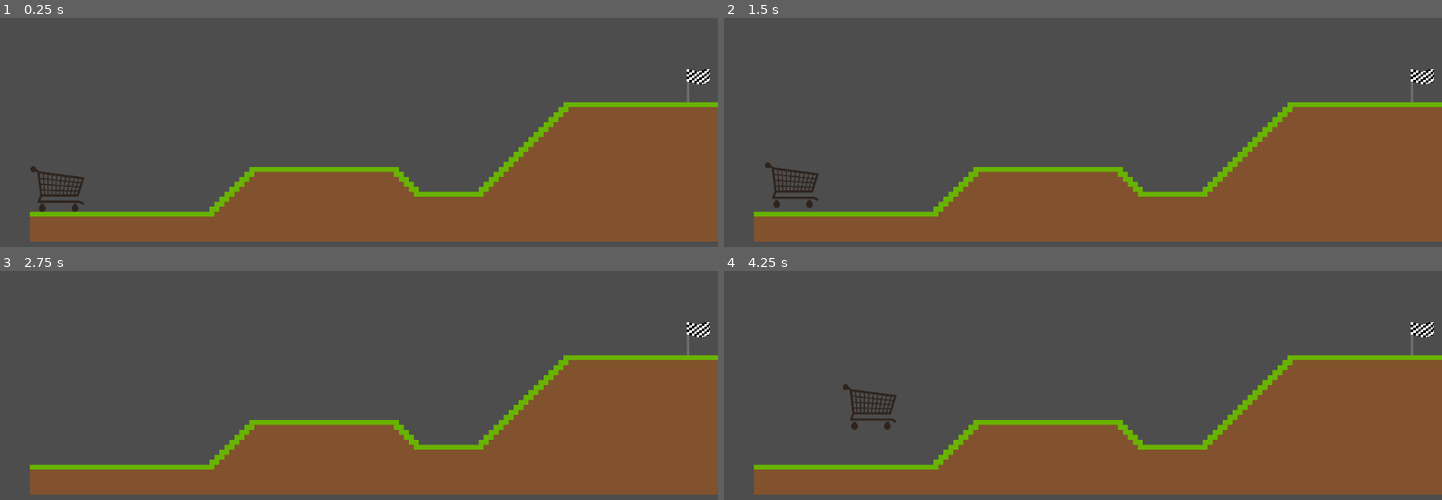
Above: before the commit, frames 1-4 (two rows, left to right).
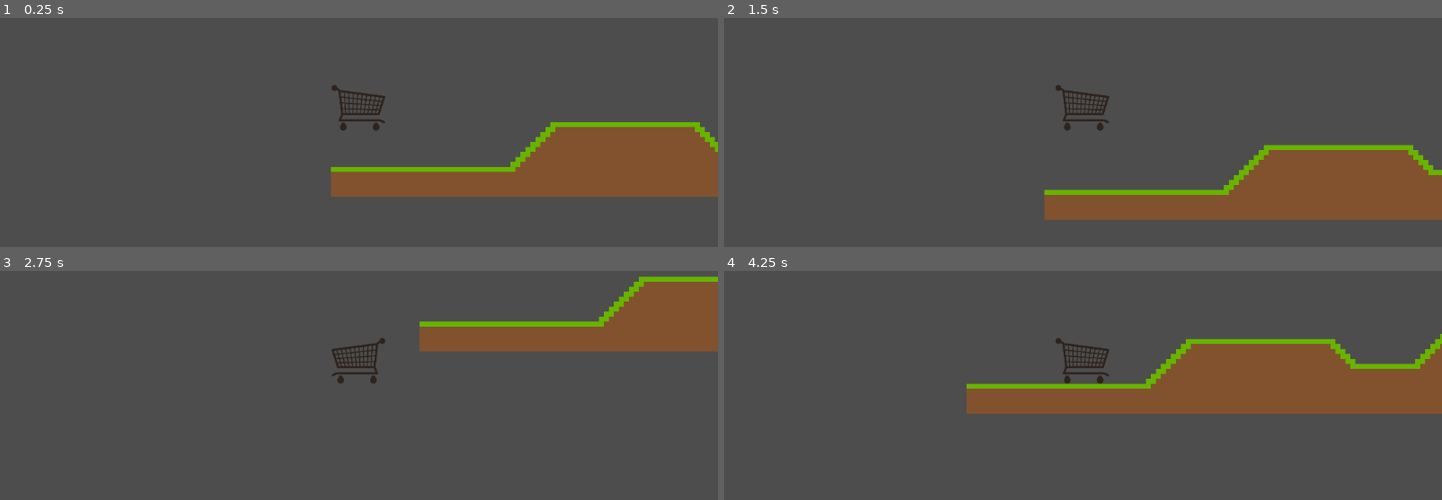
Above: after the commit, the same moments.

Repository: Glace2222/Cart_Jumpandrun
Game: Godot game, scene res://cart_jumpandrun.tscn
Same seed, same stepped clock (60 frames per second), same inputs: the game is played once before the commit and once after it.
Inputs:
- Up to frame 1 (0.25 s): no input
- Up to frame 2 (1.5 s): hold D from 0.53 s (still down); tap R at 0.6, 1.35 s; tap Space at 0.77 s
- Up to frame 3 (2.75 s): tap Space at 1.52 s; release D at 2.03 s; hold A from 2.03 s (still down); tap R at 2.1 s
- Up to frame 4 (4.25 s): release A at 2.78 s; hold D from 2.78 s (still down); tap R at 2.85, 3.6 s; tap Space at 3.02, 3.77 s

The runs differ from the first frame. In frame 1, 25% of the frame differs, in the area x 4-100%, y 22-98%; in frame 2, 22%; in frame 3, 41%, in the area x 4-100%, y 2-98%; in frame 4, 37%.

Commit message:
Camera & Fullscreen

Diff:
--- a/cart_jumpandrun.gd
+++ b/cart_jumpandrun.gd
@@ -3,8 +3,7 @@
 
 # Called when the node enters the scene tree for the first time.
 func _ready() -> void:
-	pass # Replace with function body.
-
+	DisplayServer.window_set_mode(DisplayServer.WINDOW_MODE_FULLSCREEN)
 
 # Called every frame. 'delta' is the elapsed time since the previous frame.
 func _process(delta: float) -> void:
@@ -16,11 +15,12 @@
 
 
 
-
-
 func _on_area_respawn_body_entered(body: Node2D) -> void:
 	get_tree().reload_current_scene()
 
 
-func _on_area_2d_zielflagge_body_entered(body: Node2D) -> void:
-	$YouWon.show()
+
+
+
+func _on_area_steigung_body_entered(body: Node2D) -> void:
+	pass
--- a/cart_jumpandrun.tscn
+++ b/cart_jumpandrun.tscn
@@ -8,17 +8,6 @@
 [ext_resource type="Texture2D" uid="uid://b0dc2hvbr15bn" path="res://Zielflagge.png" id="6_m60ay"]
 [ext_resource type="Texture2D" uid="uid://518b5q7ojt37" path="res://You_Won.png" id="7_h5435"]
 [ext_resource type="Script" uid="uid://cadoditocj2h2" path="res://you_won.gd" id="8_1cpdm"]
-
-[sub_resource type="SpriteFrames" id="SpriteFrames_dosda"]
-animations = [{
-"frames": [{
-"duration": 1.0,
-"texture": ExtResource("1_vfvdt")
-}],
-"loop": true,
-"name": &"default",
-"speed": 5.0
-}]
 
 [sub_resource type="TileSetAtlasSource" id="TileSetAtlasSource_g6mc0"]
 texture = ExtResource("2_vfvdt")
@@ -130,21 +119,19 @@
 [sub_resource type="RectangleShape2D" id="RectangleShape2D_rteav"]
 size = Vector2(3883, 57)
 
+[sub_resource type="SpriteFrames" id="SpriteFrames_dosda"]
+animations = [{
+"frames": [{
+"duration": 1.0,
+"texture": ExtResource("1_vfvdt")
+}],
+"loop": true,
+"name": &"default",
+"speed": 5.0
+}]
+
 [node name="Game" type="Node2D"]
 script = ExtResource("1_rteav")
-
-[node name="Cart" type="CharacterBody2D" parent="."]
-script = ExtResource("1_g6mc0")
-
-[node name="AnimatedSprite2D" type="AnimatedSprite2D" parent="Cart"]
-position = Vector2(92, 450)
-scale = Vector2(0.367188, 0.382812)
-sprite_frames = SubResource("SpriteFrames_dosda")
-
-[node name="CollisionPolygon2D" type="CollisionPolygon2D" parent="Cart"]
-position = Vector2(92, 450)
-scale = Vector2(0.367188, 0.382812)
-polygon = PackedVector2Array(114.383, -52.245, 92.5956, 94.0409, -76.2552, 86.2041, -87.1488, -65.3063, -114.383, -73.1429, -119.83, -99.2655)
 
 [node name="TileMapLayer" type="TileMapLayer" parent="."]
 scale = Vector2(2, 2)
@@ -152,42 +139,58 @@
 tile_set = SubResource("TileSet_dosda")
 script = ExtResource("5_xndh3")
 
-[node name="StaticBody2D" type="StaticBody2D" parent="."]
-
-[node name="CollisionPolygon2D" type="CollisionPolygon2D" parent="StaticBody2D"]
-polygon = PackedVector2Array(48, 544, 48, 496, 329, 495, 400, 424, 640, 424, 680, 464, 760, 464, 904, 320, 1176, 320, 1176, 544)
+[node name="Zielflagge" type="Sprite2D" parent="."]
+position = Vector2(1168, 346)
+texture = ExtResource("6_m60ay")
 
 [node name="Area(Respawn)" type="Area2D" parent="."]
 
 [node name="CollisionShape2D" type="CollisionShape2D" parent="Area(Respawn)"]
-position = Vector2(1594.5, 680.5)
+position = Vector2(1321, 1701)
 shape = SubResource("RectangleShape2D_rteav")
 
 [node name="Area(Steigung)" type="Area2D" parent="."]
 position = Vector2(67, 26)
 
 [node name="CollisionPolygon2D" type="CollisionPolygon2D" parent="Area(Steigung)"]
-polygon = PackedVector2Array(521, 468, 250, 470, 325, 389, 333, 398, 335, 426, 532, 440, 578, 391, 627, 438, 629, 457, 677, 448, 691, 426, 836, 287, 865, 321, 691, 476)
+polygon = PackedVector2Array(232, 471, 320, 378, 333, 395, 268, 470)
 
-[node name="Zielflagge" type="Sprite2D" parent="."]
-position = Vector2(1168, 346)
-texture = ExtResource("6_m60ay")
+[node name="Area2D_Zielflagge" type="Area2D" parent="."]
+position = Vector2(-1, 2)
 
-[node name="Area2D_Zielflagge" type="Area2D" parent="Zielflagge"]
-position = Vector2(-1168, -346)
-
-[node name="CollisionPolygon2D" type="CollisionPolygon2D" parent="Zielflagge/Area2D_Zielflagge"]
+[node name="CollisionPolygon2D" type="CollisionPolygon2D" parent="Area2D_Zielflagge"]
 position = Vector2(-504, -241)
 scale = Vector2(3.25298, 1.31897)
 polygon = PackedVector2Array(489.091, 423.059, 509.072, 422.301, 509.072, 364.68, 489.091, 364.68)
 
-[node name="YouWon" type="Sprite2D" parent="."]
-visible = false
-position = Vector2(575, 324.75)
-scale = Vector2(0.808011, 0.63674)
+[node name="StaticBody2D" type="StaticBody2D" parent="."]
+
+[node name="CollisionPolygon2D" type="CollisionPolygon2D" parent="StaticBody2D"]
+polygon = PackedVector2Array(48, 544, 48, 496, 329, 495, 400, 424, 640, 424, 680, 464, 760, 464, 904, 320, 1176, 320, 1176, 544)
+
+[node name="Cart" type="CharacterBody2D" parent="."]
+script = ExtResource("1_g6mc0")
+
+[node name="AnimatedSprite2D" type="AnimatedSprite2D" parent="Cart"]
+visibility_layer = 2
+position = Vector2(92, 361)
+scale = Vector2(0.367188, 0.382812)
+sprite_frames = SubResource("SpriteFrames_dosda")
+
+[node name="Camera2D" type="Camera2D" parent="Cart"]
+position = Vector2(93, 356)
+
+[node name="CollisionPolygon2D" type="CollisionPolygon2D" parent="Cart"]
+position = Vector2(92, 361)
+scale = Vector2(0.367188, 0.382812)
+polygon = PackedVector2Array(114.383, -52.245, 92.5956, 94.0409, -76.2552, 86.2041, -87.1488, -65.3063, -114.383, -73.1429, -119.83, -99.2655)
+
+[node name="YouWon" type="Sprite2D" parent="Cart"]
+position = Vector2(95.0002, 357)
+scale = Vector2(2.02348, 1.76796)
 texture = ExtResource("7_h5435")
 script = ExtResource("8_1cpdm")
 
 [connection signal="body_entered" from="Area(Respawn)" to="." method="_on_area_respawn_body_entered"]
-[connection signal="body_entered" from="Area(Steigung)" to="Cart" method="_on_area_steigung_body_entered"]
-[connection signal="body_entered" from="Zielflagge/Area2D_Zielflagge" to="." method="_on_area_2d_zielflagge_body_entered"]
+[connection signal="body_entered" from="Area(Steigung)" to="." method="_on_area_steigung_body_entered"]
+[connection signal="body_entered" from="Area2D_Zielflagge" to="Cart/YouWon" method="_on_area_2d_zielflagge_body_entered"]
--- a/you_won.gd
+++ b/you_won.gd
@@ -10,3 +10,7 @@
 # Called every frame. 'delta' is the elapsed time since the previous frame.
 func _process(delta: float) -> void:
 	pass
+
+
+func _on_area_2d_zielflagge_body_entered(body: Node2D) -> void:
+	get_node("../YouWon").show()
